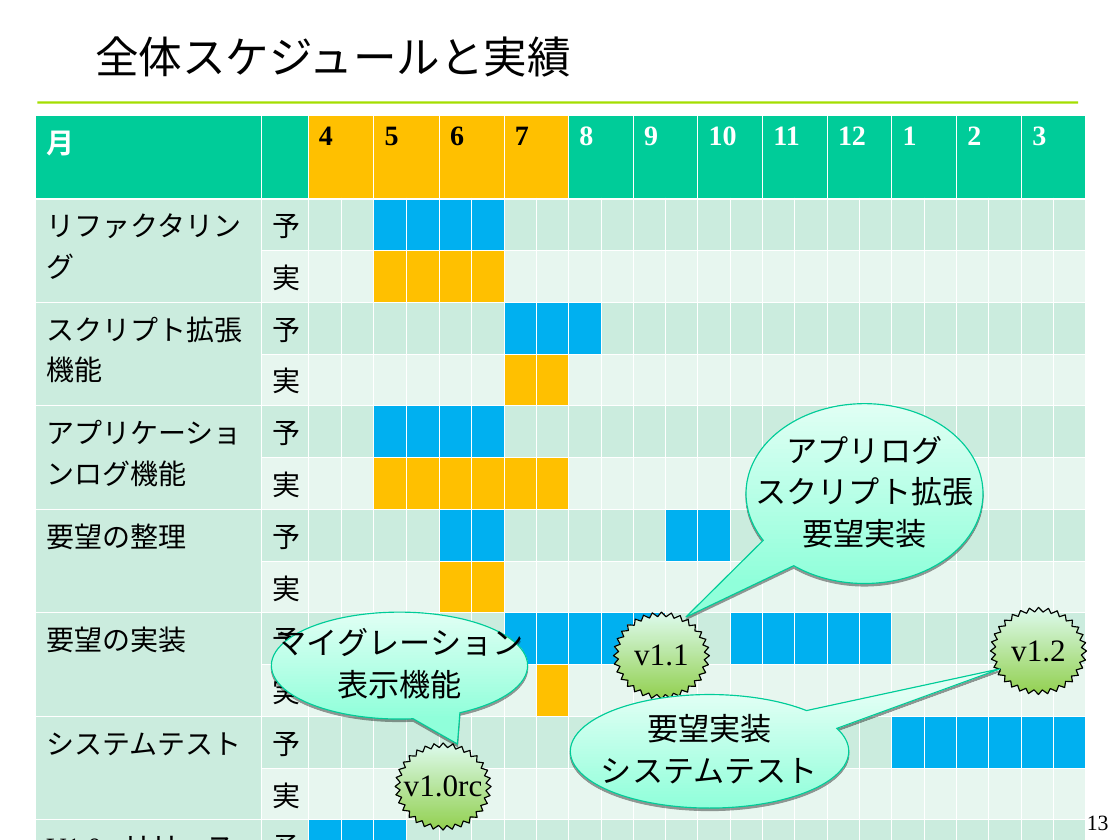
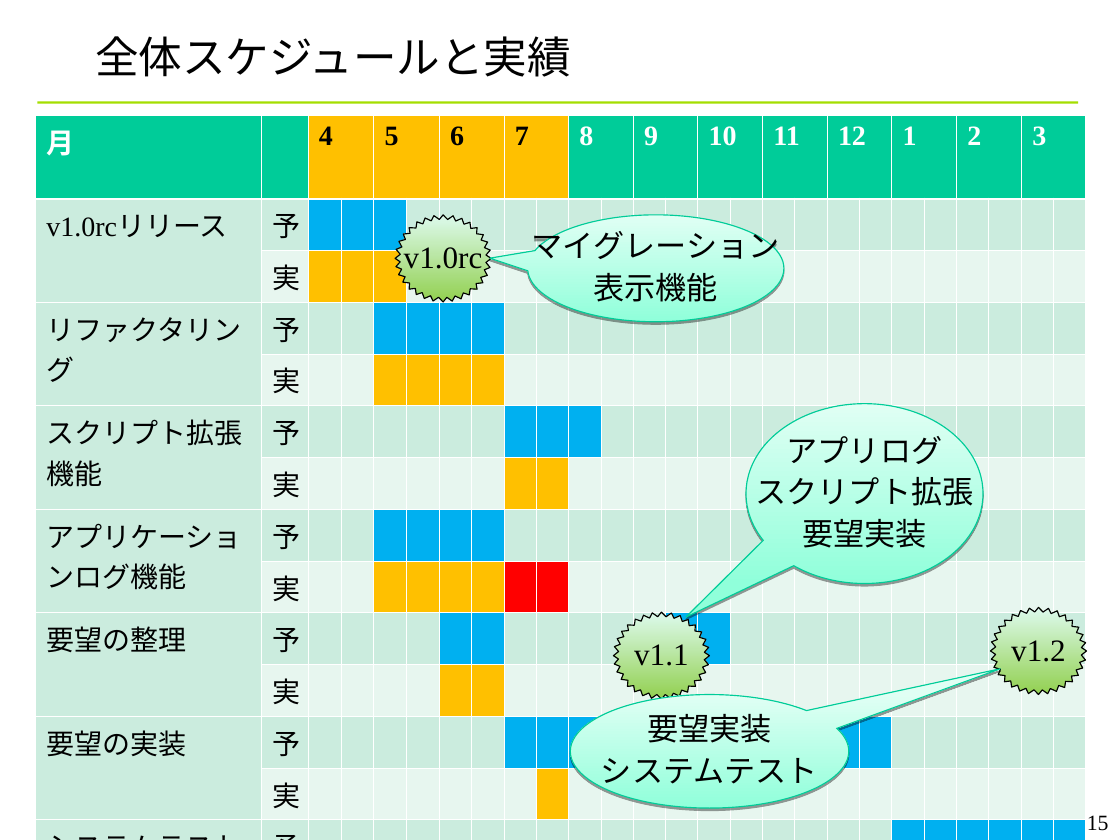
Before and after one commit to YixiaoLi/tlv4mc, a slide deck: slide 15 of doc/phase4/joho_koukankai/ojl-2nd-comm-yanagi.ppt (slide 13 before the commit). Drawn at 1120x840 pixels with LibreOffice and Linux fonts; fonts in the diff are those of the drawing; background and template pictures are left out. Boxes give left, top, right and bottom in pixels: in the first picture for what was removed or moved away, otherwise in the second. Text is boxed around its words. In the diff, an @@ line names an element or a change of style, - is before the commit and + after.

```diff
--- a/doc/phase4/joho_koukankai/ojl-2nd-comm-yanagi.ppt
+++ b/doc/phase4/joho_koukankai/ojl-2nd-comm-yanagi.ppt
@@ table at (x1=36, y1=115, x2=1089, y2=830) @@
+row 2: v1.0rcリリース | 予 |  |  |  |  |  |  |  |  |  |  |  |  |  |  |  |  |  |  |  |  |  |  |  | 
+row 3:  | 実 |  |  |  |  |  |  |  |  |  |  |  |  |  |  |  |  |  |  |  |  |  |  |  | 
-row 14: V1.0rcリリース | 予 |  |  |  |  |  |  |  |  |  |  |  |  |  |  |  |  |  |  |  |  |  |  |  | 
-row 15:  | 実 |  |  |  |  |  |  |  |  |  |  |  |  |  |  |  |  |  |  |  |  |  |  |  | 
@@ fill #CBECDE to #00B0F0 in 31 cells @@
@@ fill #00B0F0 to #CBECDE in 31 cells @@
@@ fill #E7F6EF to #FFC000 in 11 cells @@
@@ fill #FFC000 to #E7F6EF in 13 cells @@
@@ fill #E7F6EF to #FF0000 in 2 cells @@
@@ freeform shape "v1.0rc" moved from (x1=395, y1=743, x2=492, y2=830) to (x1=395, y1=215, x2=492, y2=302) @@
@@ speech bubble "マイグレーション" moved from (x1=271, y1=613, x2=528, y2=719) to (x1=528, y1=215, x2=784, y2=321) @@
@@ speech bubble "マイグレーション" at (x1=528, y1=215, x2=784, y2=321): proportions changed @@
@@ page number at (x1=1087, y1=815, x2=1109, y2=831): text changed @@
-13
+15
```
Also in this commit, not shown: 12 other slides changed, 2 slides added.
